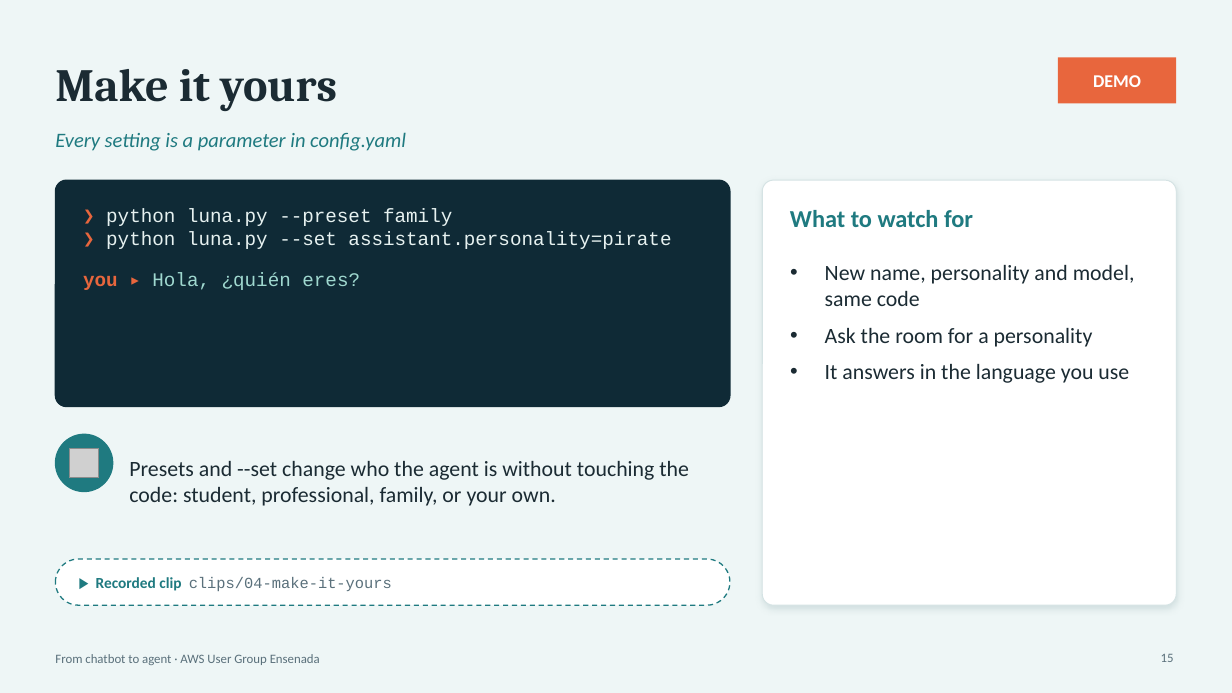
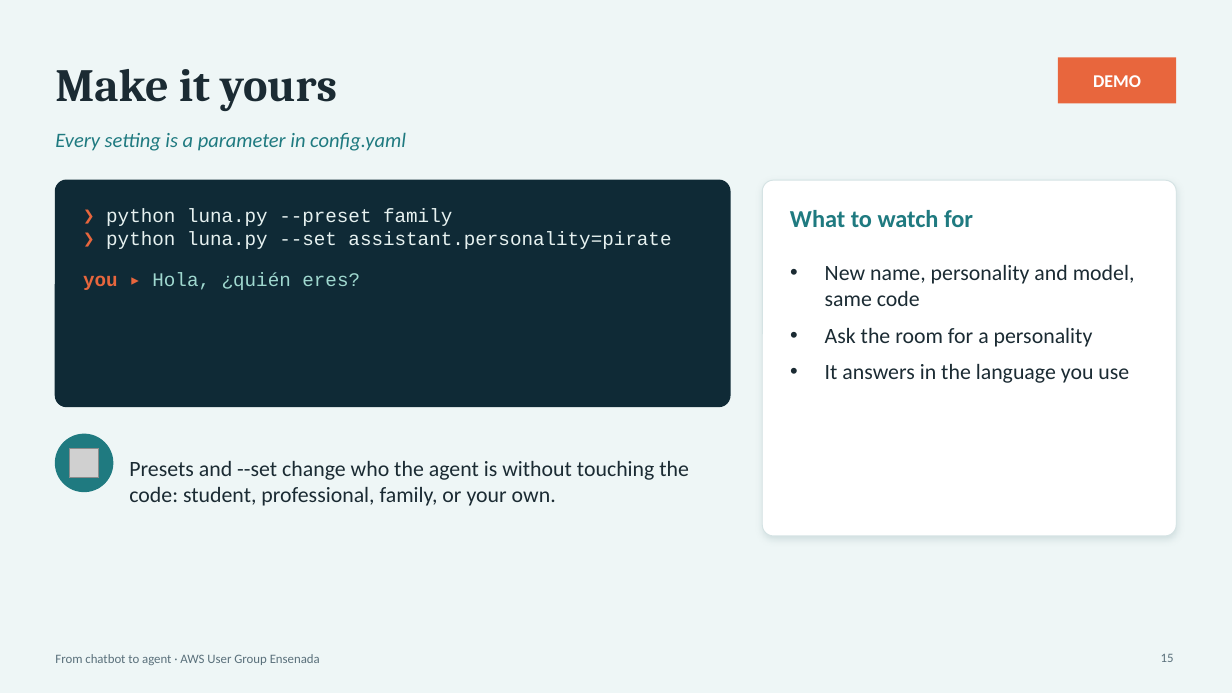
Before and after one commit to aws-ug-ensenada/claude-on-aws-ensenada, a slide deck: slide 15 of docs/slides/claude-on-aws-ensenada.pptx. Drawn at 1232x693 pixels with LibreOffice and Linux fonts; fonts in the diff are those of the drawing; grey boxes stand for pictures. Boxes give left, top, right and bottom in pixels: in the first picture for what was removed or moved away, otherwise in the second. Text is boxed around its words. In the diff, an @@ line names an element or a change of style, - is before the commit and + after.

```diff
--- a/docs/slides/claude-on-aws-ensenada.pptx
+++ b/docs/slides/claude-on-aws-ensenada.pptx
@@ rounded rectangle: place and size @@
-rounded rectangle at <box>762,180,1177,605</box>
+rounded rectangle at <box>762,180,1177,536</box>
@@ rounded rectangle at <box>762,180,1177,536</box>: proportions changed @@
@@ rounded rectangle removed at <box>55,559,730,605</box> @@
@@ text removed at <box>96,577,392,591</box> @@
-▶ Recorded clip clips/04-make-it-yours
```
Also in this commit, not shown: 9 other slides changed, 3 other files.
